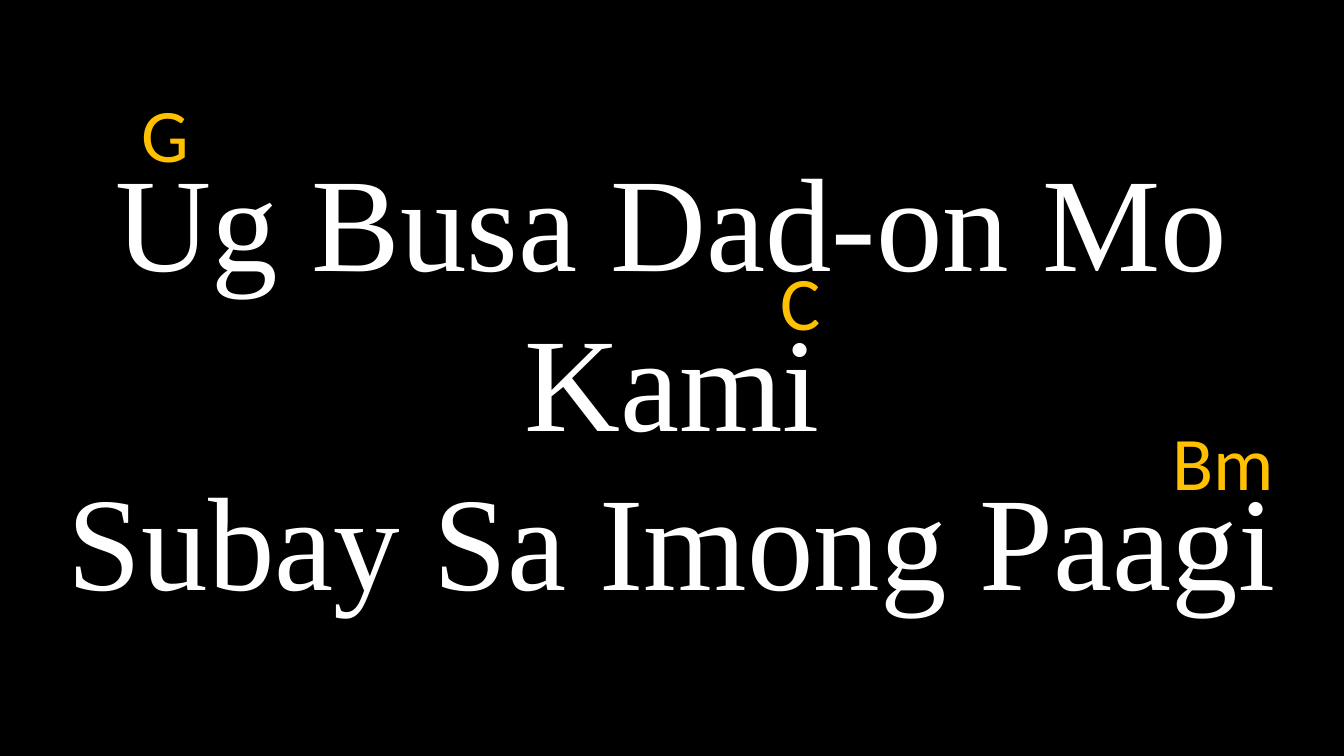
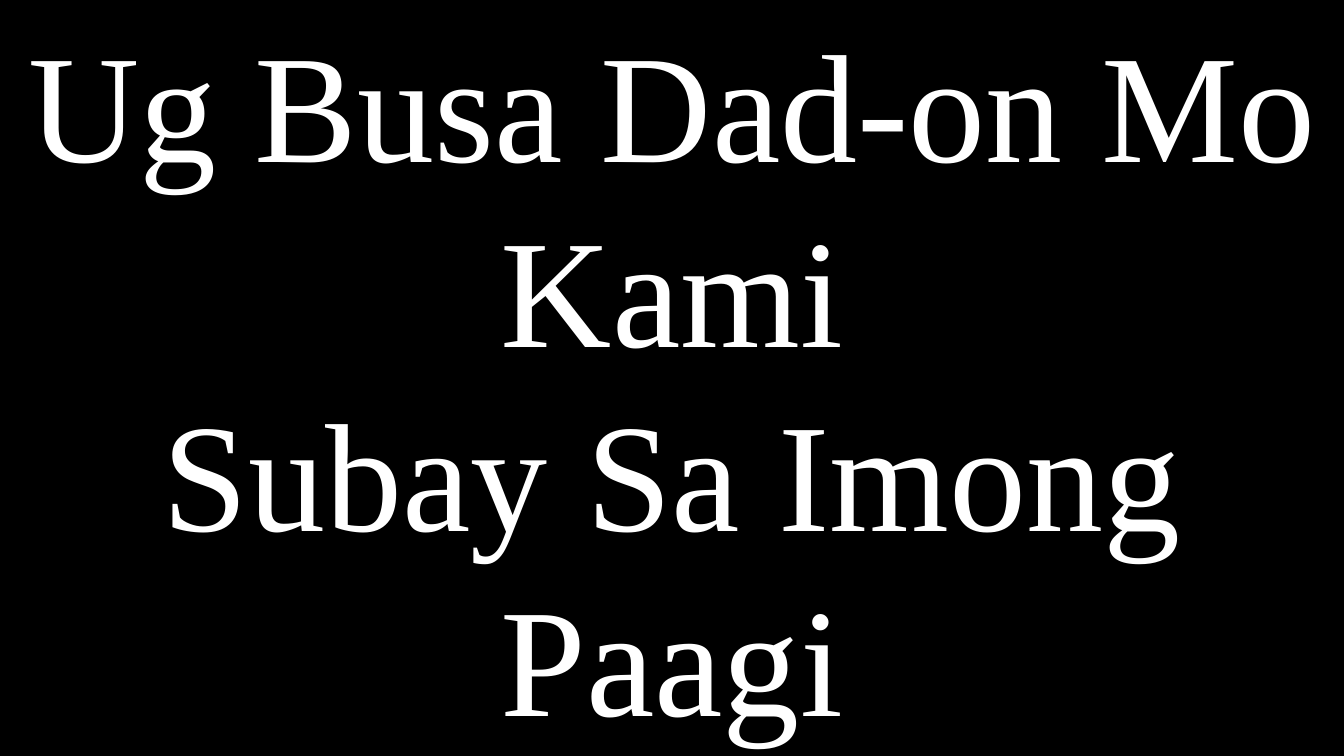
Before and after one commit to CHRISTIANARIBAL/Simbahan, a slide deck: slide 4 of Kanta/kalawat/Gi Tudluan.pptx (slide 5 before the commit). Drawn at 1344x756 pixels with LibreOffice and Linux fonts; fonts in the diff are those of the drawing. Boxes give left, top, right and bottom in pixels: in the first picture for what was removed or moved away, otherwise in the second. Text is boxed around its words. In the diff, an @@ line names an element or a change of style, - is before the commit and + after.

```diff
--- a/Kanta/kalawat/Gi Tudluan.pptx
+++ b/Kanta/kalawat/Gi Tudluan.pptx
@@ rectangle "Ug Busa Dad-on Mo Kami" at <box>0,0,1344,756</box>: size 95 to 110 pt @@
@@ text removed at <box>142,113,190,163</box> @@
-G
@@ text removed at <box>781,268,821,348</box> @@
-C
@@ text removed at <box>1172,441,1273,507</box> @@
-Bm
```
Also in this commit, not shown: 8 other slides changed, 1 slide removed, 5 other files.
